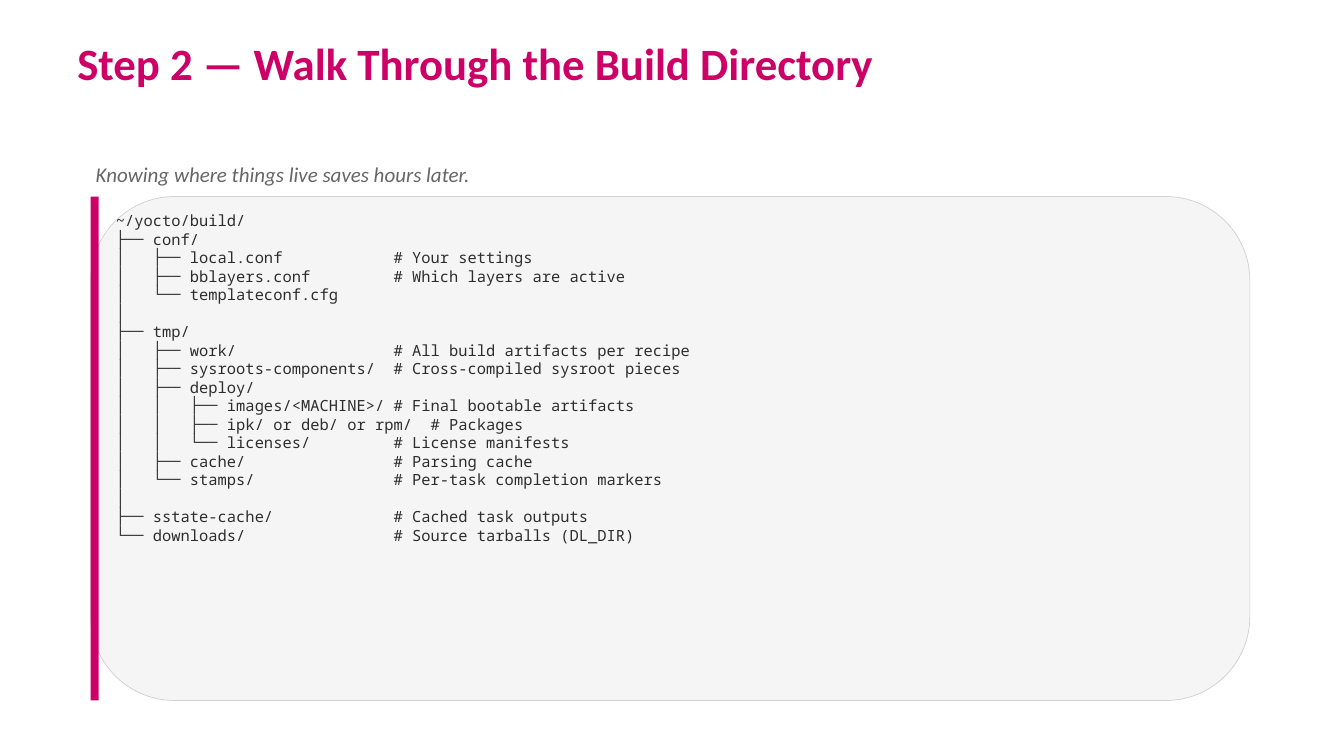
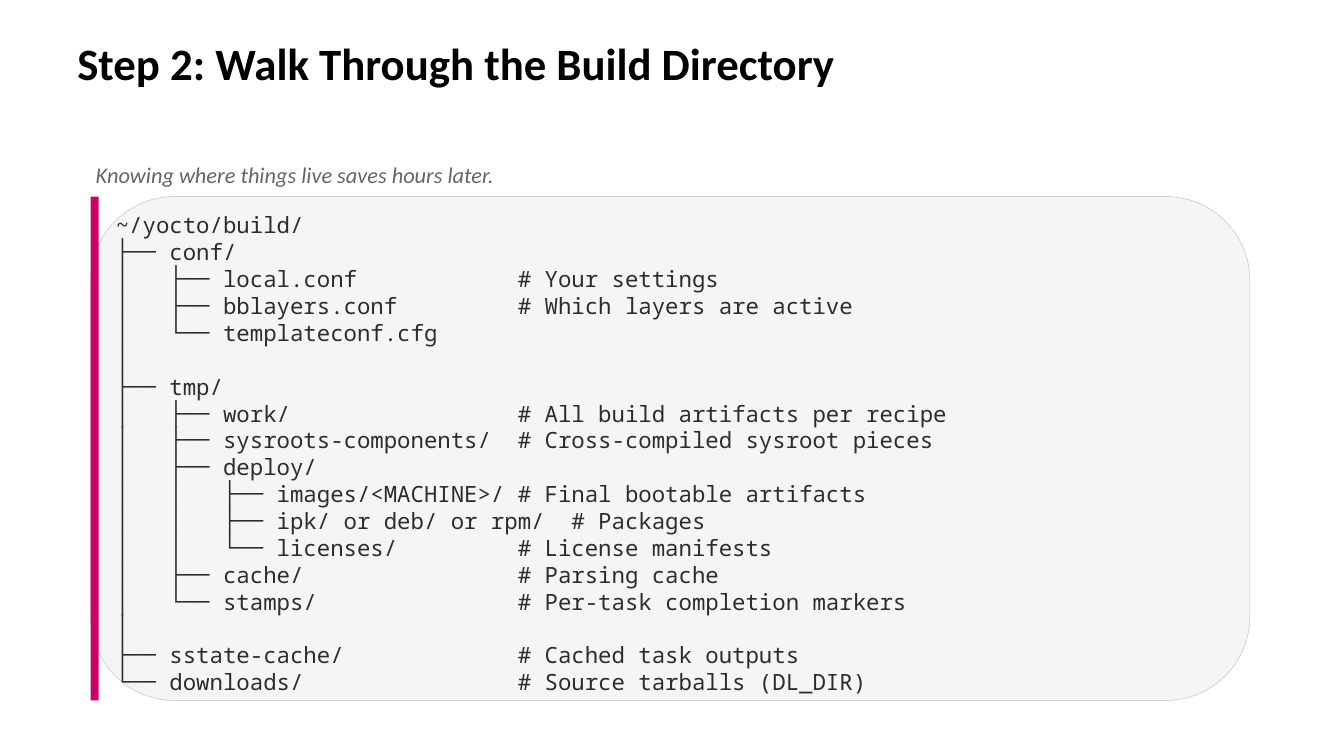
Before and after one commit to EmertxeInfoTech/Allegion-Training-Materials, a slide deck: slide 4 of yocto_training_all_session_decks/session_decks/D1S7_Build_HandsOn.pptx. Drawn at 1344x756 pixels with LibreOffice and Linux fonts; fonts in the diff are those of the drawing; background and template pictures are left out. Boxes give left, top, right and bottom in pixels: in the first picture for what was removed or moved away, otherwise in the second. Text is boxed around its words. In the diff, an @@ line names an element or a change of style, - is before the commit and + after.

```diff
--- a/yocto_training_all_session_decks/session_decks/D1S7_Build_HandsOn.pptx
+++ b/yocto_training_all_session_decks/session_decks/D1S7_Build_HandsOn.pptx
@@ title at bbox=[77, 48, 834, 88]: text changed; text colour #CC0066 to #000000 @@
-Step 2 — Walk Through the Build Directory
+Step 2: Walk Through the Build Directory
@@ text "Knowing where things live saves ..." at bbox=[96, 167, 494, 187]: size 15 to 16 pt @@
@@ text "~/yocto/build/" at bbox=[116, 216, 946, 694]: size 11 to 16 pt @@
```
Also in this commit, not shown: 8 other slides changed, 12 other files.
